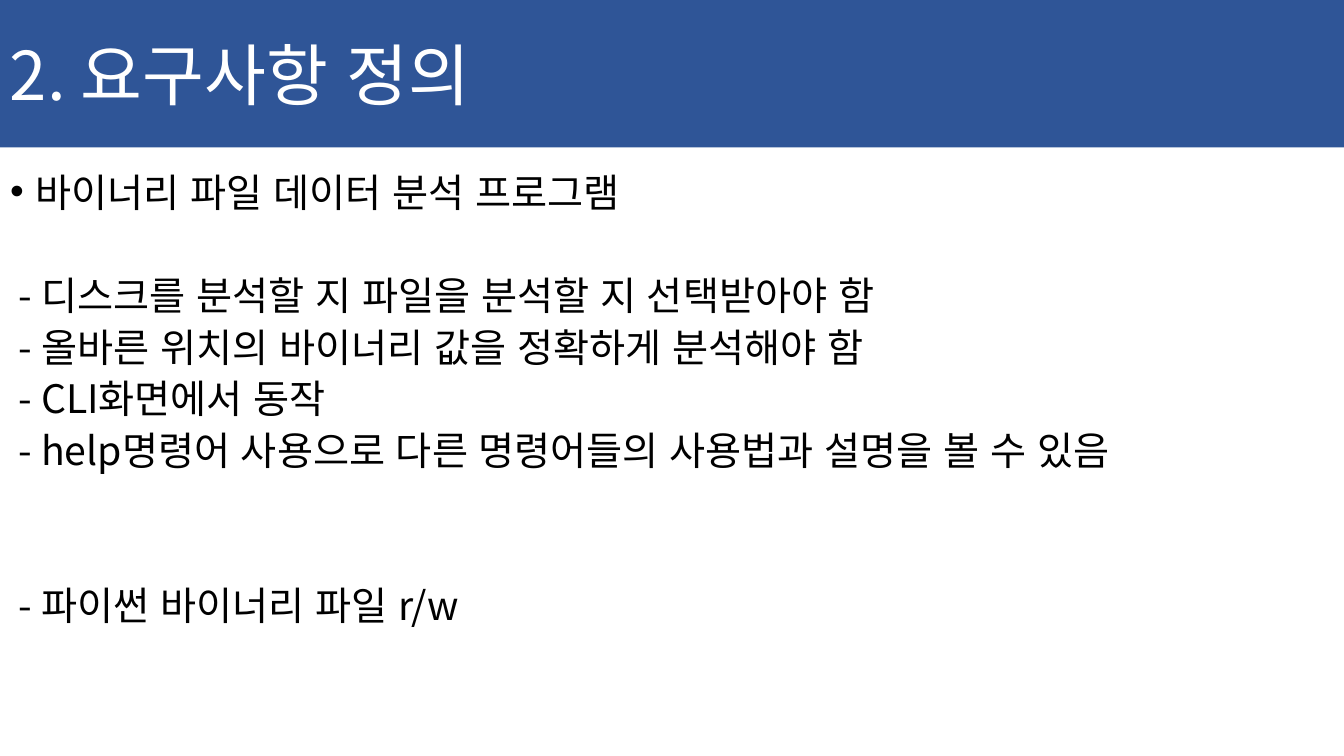
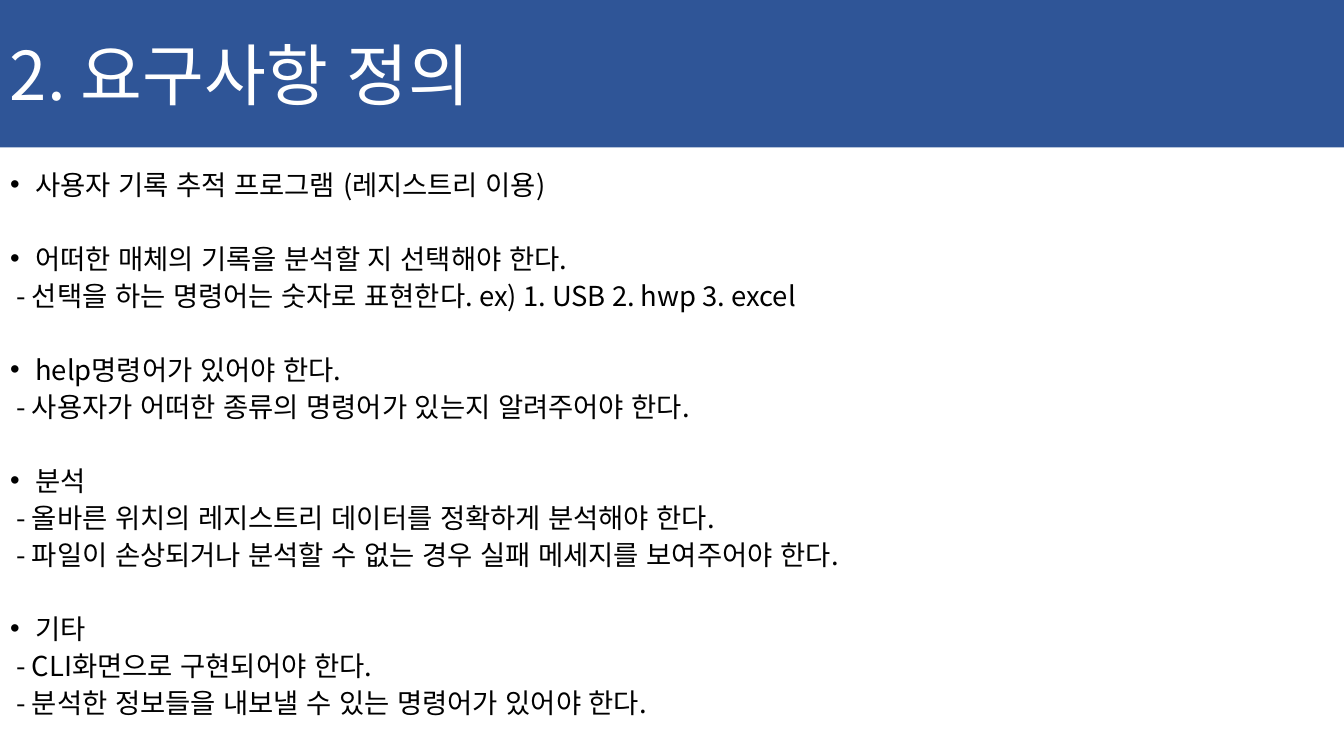
Before and after one commit to ChaeSung-Lee/DJ_InternShip, a slide deck: slide 15 of 2021_Summer/jp.hong/Project_BnD_jph.pptx (slide 11 before the commit). Drawn at 1344x756 pixels with LibreOffice and Linux fonts; fonts in the diff are those of the drawing. Boxes give left, top, right and bottom in pixels: in the first picture for what was removed or moved away, otherwise in the second. Text is boxed around its words. In the diff, an @@ line names an element or a change of style, - is before the commit and + after.

```diff
--- a/2021_Summer/jp.hong/Project_BnD_jph.pptx
+++ b/2021_Summer/jp.hong/Project_BnD_jph.pptx
@@ text at <box>32,172,839,716</box>: text changed; size 28 to 19.6 pt @@
-• 바이너리 파일 데이터 분석 프로그램
-- 디스크를 분석할 지 파일을 분석할 지 선택받아야 함
-- 올바른 위치의 바이너리 값을 정확하게 분석해야 함
-- CLI화면에서 동작
-- help명령어 사용으로 다른 명령어들의 사용법과 설명을 볼 수 있음
-- 파이썬 바이너리 파일 r/w
+• 사용자 기록 추적 프로그램 (레지스트리 이용)
+• 어떠한 매체의 기록을 분석할 지 선택해야 한다.
+- 선택을 하는 명령어는 숫자로 표현한다. ex) 1. USB 2. hwp 3. excel
+• help명령어가 있어야 한다.
+- 사용자가 어떠한 종류의 명령어가 있는지 알려주어야 한다.
+• 분석
+- 올바른 위치의 레지스트리 데이터를 정확하게 분석해야 한다.
+- 파일이 손상되거나 분석할 수 없는 경우 실패 메세지를 보여주어야 한다.
+• 기타
+- CLI화면으로 구현되어야 한다.
+- 분석한 정보들을 내보낼 수 있는 명령어가 있어야 한다.
```
Also in this commit, not shown: 1 other slide changed, 5 slides added.
